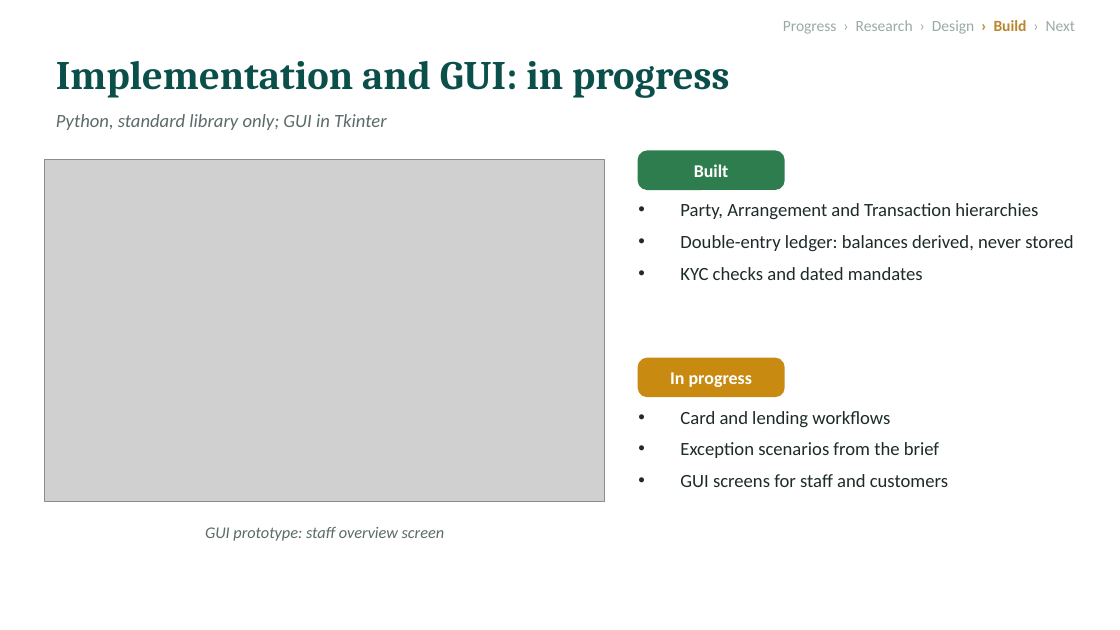
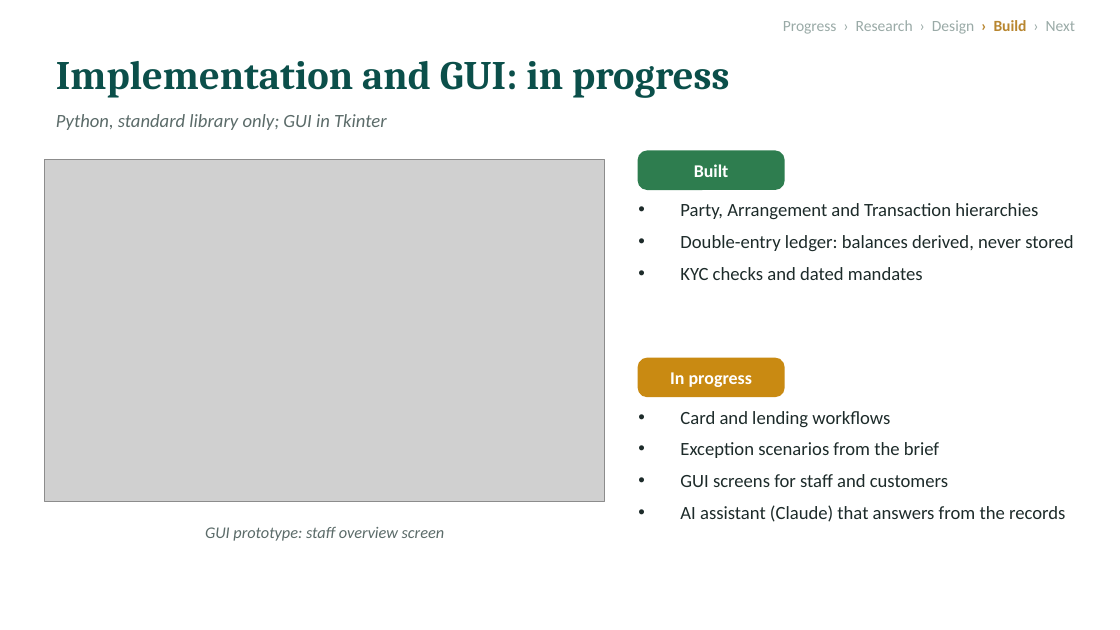
Before and after one commit to l255668-hash/commercial-banking, a slide deck: slide 8 of docs/Progress_Presentation_1.pptx. Drawn at 1120x630 pixels with LibreOffice and Linux fonts; fonts in the diff are those of the drawing; grey boxes stand for pictures. Boxes give left, top, right and bottom in pixels: in the first picture for what was removed or moved away, otherwise in the second. Text is boxed around its words. In the diff, an @@ line names an element or a change of style, - is before the commit and + after.

```diff
--- a/docs/Progress_Presentation_1.pptx
+++ b/docs/Progress_Presentation_1.pptx
@@ text at (x1=680, y1=505, x2=1065, y2=522): paragraph added @@
+• AI assistant (Claude) that answers from the records
```
Also in this commit, not shown: 26 other files.
